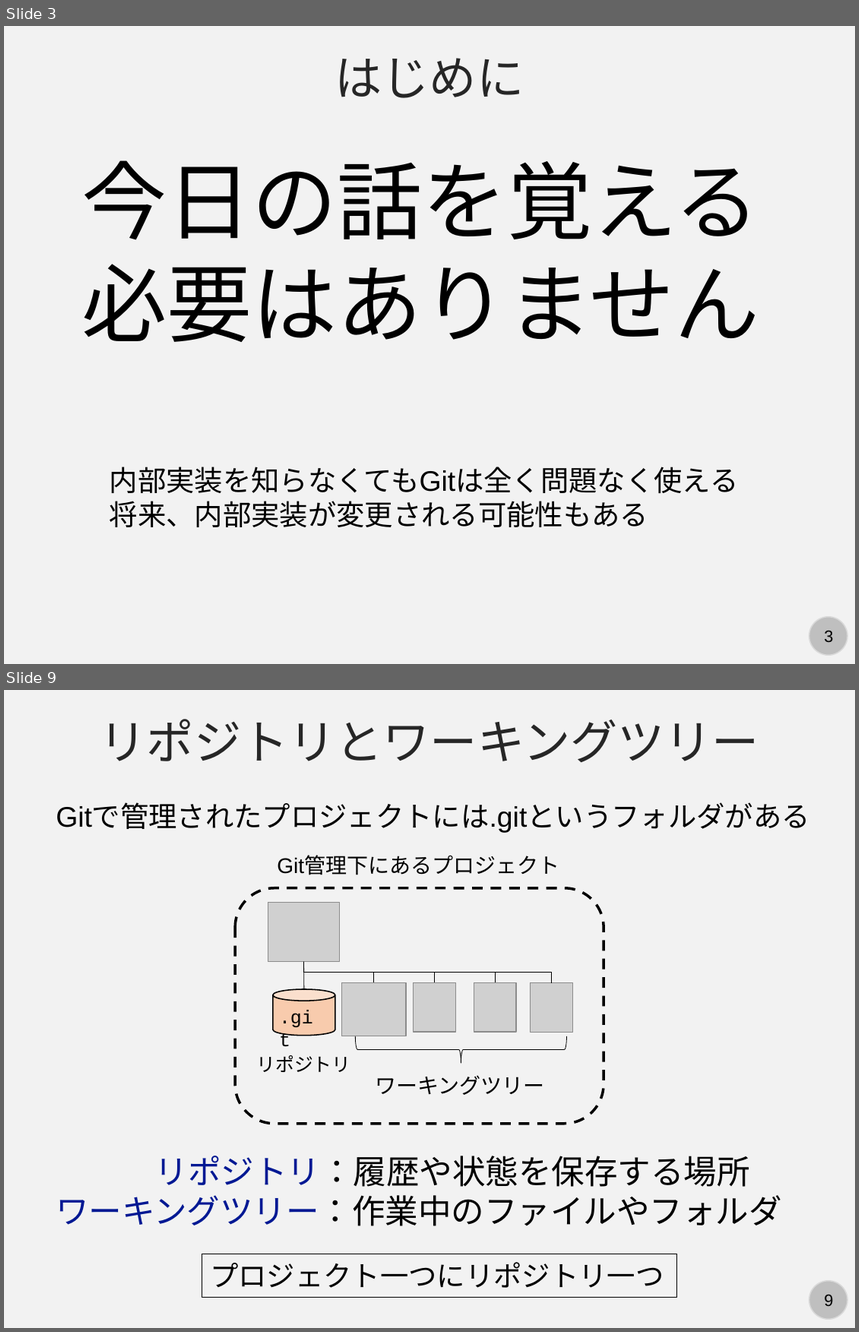
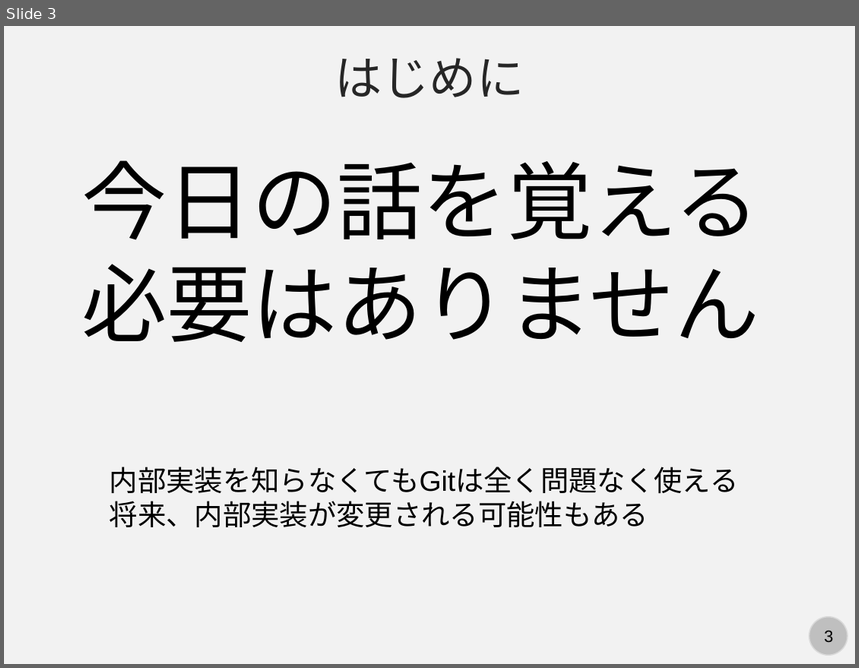
Before and after one commit to kaityo256/github, a slide deck: internals/fig/slide.pptx. Shown one above the other, each under a label of ours: slides 3 and 9 before the commit, slide 3 after it; the slides between them are not shown. The pictures are 859x1332 and 859x668 pixels, drawn with LibreOffice and Linux fonts; fonts in the diff are those of the drawing; grey boxes stand for pictures. Boxes give left, top, right and bottom in pixels: in the first picture for what was removed or moved away, otherwise in the second. Text is boxed around its words. In the diff, an @@ line names an element or a change of style, - is before the commit and + after.

```diff
--- a/internals/fig/slide.pptx
+++ b/internals/fig/slide.pptx
@@ slide 9 removed at box(4, 690, 855, 1328), background #F2F2F2; not listed: 2 template elements that a slide beside it also shows @@
@@ text removed at box(100, 719, 759, 762) @@
-リポジトリとワーキングツリー
@@ text removed at box(56, 805, 810, 833) @@
-Gitで管理されたプロジェクトには.gitというフォルダがある
@@ text removed at box(277, 856, 560, 875) @@
-Git管理下にあるプロジェクト
@@ rounded rectangle removed at box(236, 888, 604, 1124) @@
@@ picture removed at box(268, 902, 339, 961) @@
@@ line removed from (303, 961) to (304, 989) @@
@@ elbow line removed from (303, 961) to (374, 983) @@
@@ elbow line removed from (303, 961) to (435, 983) @@
@@ elbow line removed from (303, 961) to (495, 983) @@
@@ elbow line removed from (303, 961) to (552, 983) @@
@@ picture removed at box(342, 983, 406, 1037) @@
@@ picture removed at box(414, 983, 456, 1032) @@
@@ picture removed at box(474, 983, 516, 1032) @@
@@ picture removed at box(531, 983, 573, 1032) @@
@@ text removed at box(271, 1001, 329, 1032) @@
-.git
@@ cylinder removed at box(273, 989, 335, 1036) @@
@@ left brace removed at box(355, 1037, 566, 1063) @@
@@ text removed at box(256, 1056, 351, 1072) @@
-リポジトリ
@@ text removed at box(375, 1075, 544, 1095) @@
-ワーキングツリー
@@ text removed at box(56, 1156, 782, 1227) @@
-リポジトリ：履歴や状態を保存する場所
-ワーキングツリー：作業中のファイルやフォルダ
@@ rectangle removed at box(202, 1255, 677, 1297) @@
-プロジェクト一つにリポジトリ一つ
```
Also in this commit, not shown: 1 slide changed, 9 slides added, 35 other slides removed.
